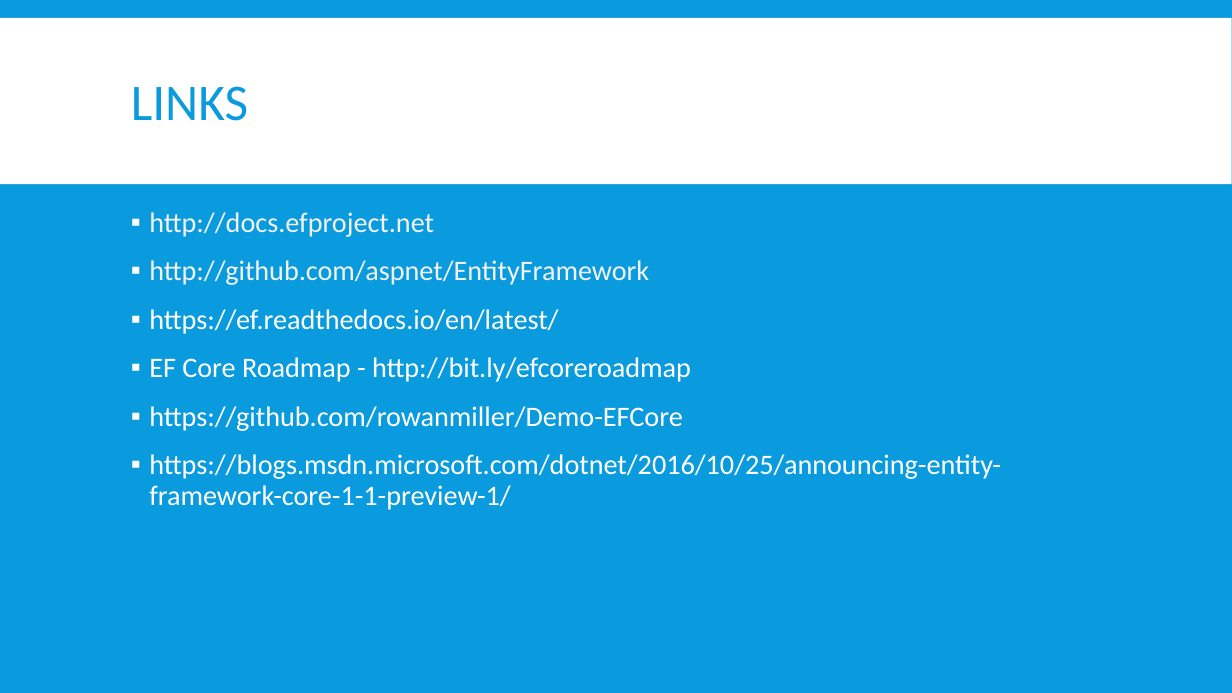
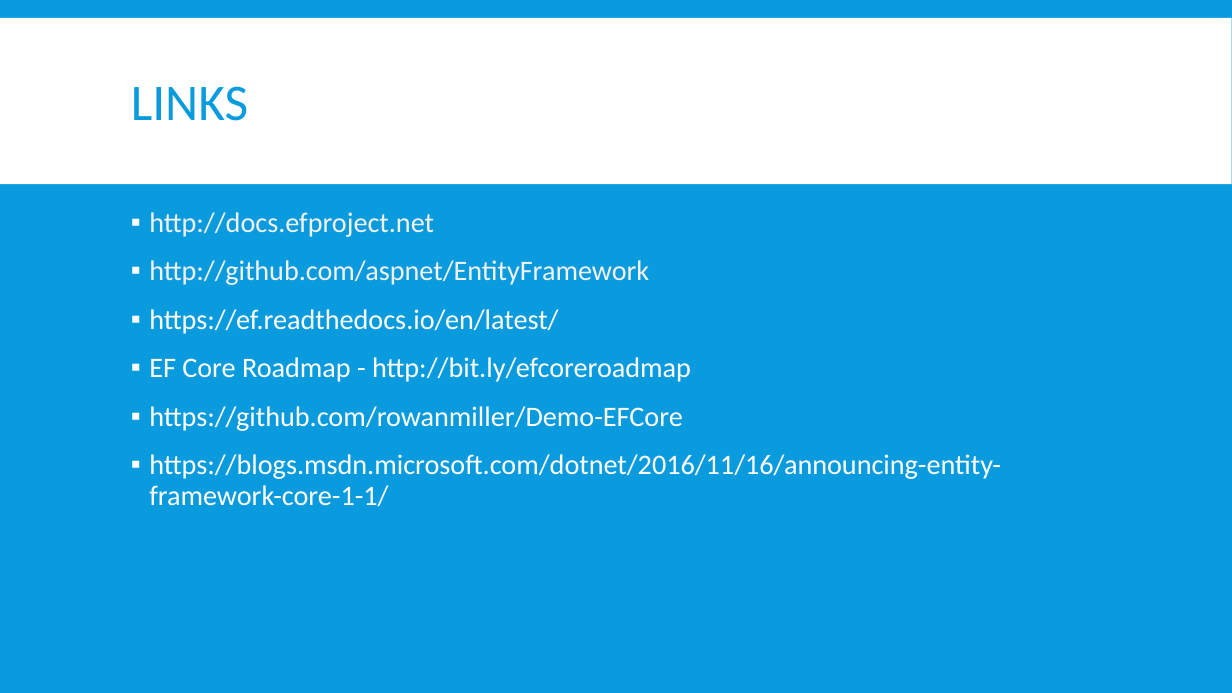
Before and after one commit to jwooley/EfCore, a slide deck: slide 13 of EfCoreGettingStarted.pptx. Drawn at 1232x693 pixels with LibreOffice and Linux fonts; fonts in the diff are those of the drawing. Boxes give left, top, right and bottom in pixels: in the first picture for what was removed or moved away, otherwise in the second. Text is boxed around its words. In the diff, an @@ line names an element or a change of style, - is before the commit and + after.

```diff
--- a/EfCoreGettingStarted.pptx
+++ b/EfCoreGettingStarted.pptx
@@ text at bbox=[149, 454, 1001, 506]: text changed @@
-▪ https://blogs.msdn.microsoft.com/dotnet/2016/10/25/announcing-entity-framework-core-1-1-preview-1/
+▪ https://blogs.msdn.microsoft.com/dotnet/2016/11/16/announcing-entity-framework-core-1-1/
```
Also in this commit, not shown: 2 other slides changed, 1 other file.
